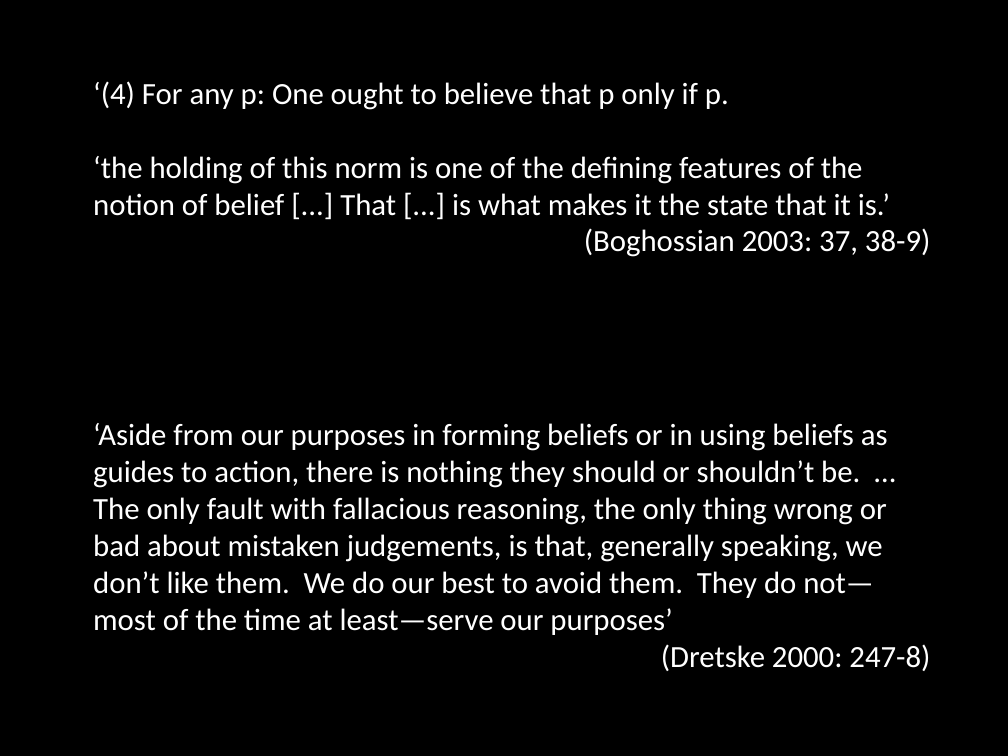
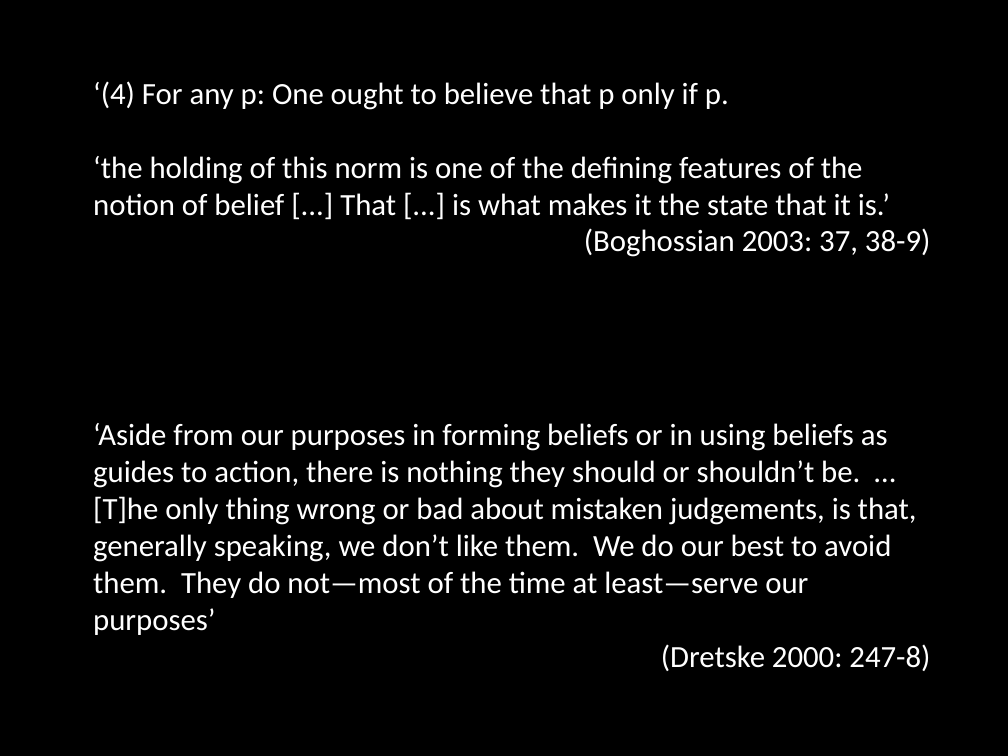
Before and after one commit to butterfill/lecture_mindreading_joint_action_philosophical_tools, a slide deck: slide 34 of lecture 02 what are mental states/lecture02.what are mental states.ppt.pptx. Drawn at 1008x756 pixels with LibreOffice and Linux fonts; fonts in the diff are those of the drawing. Boxes give left, top, right and bottom in pixels: in the first picture for what was removed or moved away, otherwise in the second. Text is boxed around its words. In the diff, an @@ line names an element or a change of style, - is before the commit and + after.

Commit message:
lecture 02 done

```diff
--- a/lecture 02 what are mental states/lecture02.what are mental states.ppt.pptx
+++ b/lecture 02 what are mental states/lecture02.what are mental states.ppt.pptx
@@ text at (93,423,917,635): text changed @@
-‘Aside from our purposes in forming beliefs or in using beliefs as guides to action, there is nothing they should or shouldn’t be. … The only fault with fallacious reasoning, the only thing wrong or bad about mistaken judgements, is that, generally speaking, we don’t like them. We do our best to avoid them. They do not—most of the time at least—serve our purposes’
+‘Aside from our purposes in forming beliefs or in using beliefs as guides to action, there is nothing they should or shouldn’t be. … [T]he only thing wrong or bad about mistaken judgements, is that, generally speaking, we don’t like them. We do our best to avoid them. They do not—most of the time at least—serve our purposes’
```
Also in this commit, not shown: 1 other slide changed, 9 other files.
